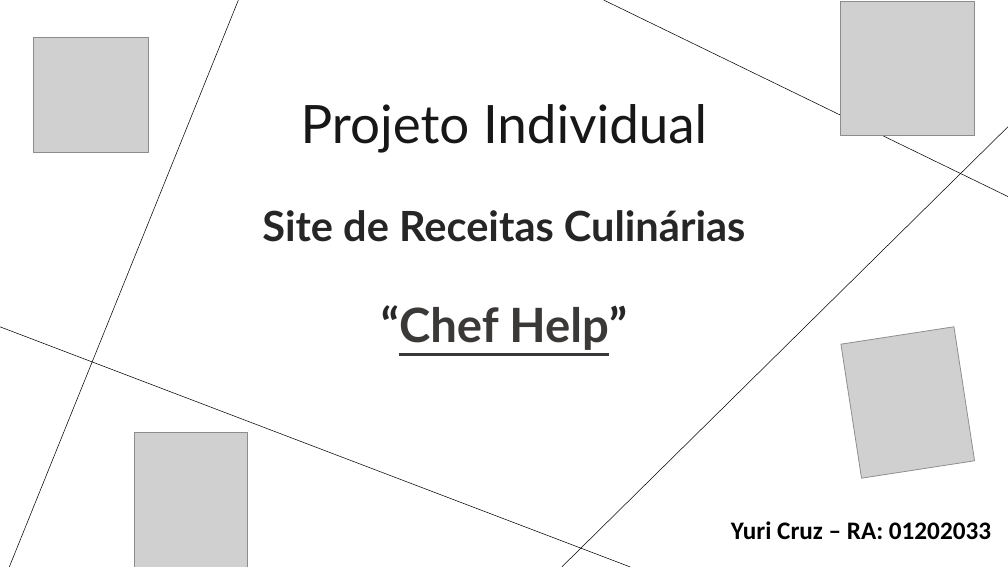
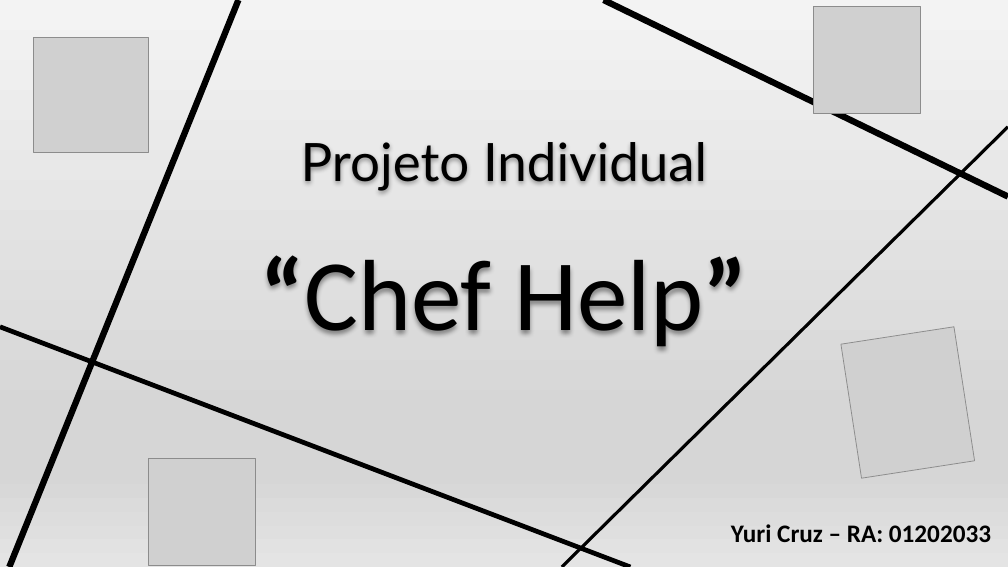
Before and after one commit to Yuri-Cruz/Chef-Help-Site-Projeto-Individual-, a slide deck: slide 1 of Documentação/Apresentação.pptx. Drawn at 1008x567 pixels with LibreOffice and Linux fonts; fonts in the diff are those of the drawing; grey boxes stand for pictures. Boxes give left, top, right and bottom in pixels: in the first picture for what was removed or moved away, otherwise in the second. Text is boxed around its words. In the diff, an @@ line names an element or a change of style, - is before the commit and + after.

Commit message:
site 96% pronto

```diff
--- a/Documentação/Apresentação.pptx
+++ b/Documentação/Apresentação.pptx
@@ background #FFFFFF to gradient #F3F3F3 to #D7D7D7 to #E4E4E4 @@
@@ line (9, 567) - (238, 0): stroke #000000 0.5 pt to #000000 6 pt @@
@@ line (603, 0) - (1008, 197): stroke #000000 0.5 pt to #000000 6 pt @@
@@ picture added at <box>814,6,921,113</box> @@
@@ picture removed at <box>841,2,975,135</box> @@
@@ title at <box>260,142,748,351</box>: text changed; size 39.6 to 50.4 pt; text colour #262626 to #000000; bold off @@
-Projeto Individual
-Site de Receitas Culinárias
-“Chef Help”
+Projeto Individual
+“Chef Help”
@@ line (562, 567) - (1008, 127): stroke #000000 0.5 pt to #000000 3 pt @@
@@ line (0, 327) - (631, 567): stroke #000000 0.5 pt to #000000 4.5 pt @@
@@ picture: place and size @@
-picture at <box>135,433,248,567</box>
+picture at <box>149,459,256,566</box>
@@ subtitle "Yuri Cruz – RA: 01202033" at <box>731,524,991,542</box>: line spacing 0.8 to 0.9 @@
```
Also in this commit, not shown: 1 other slide changed, 4 slides added, 20 other files.
